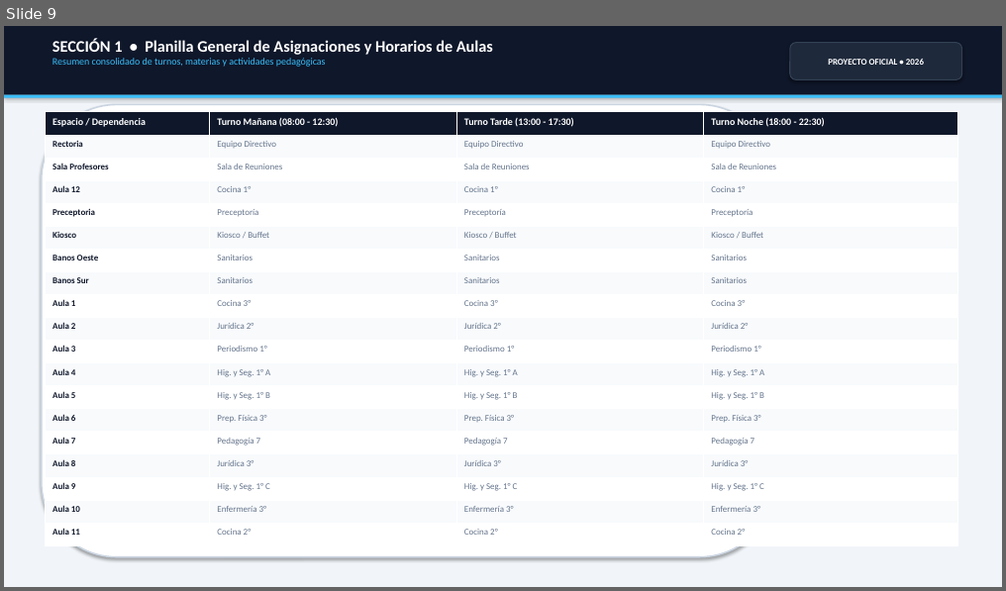
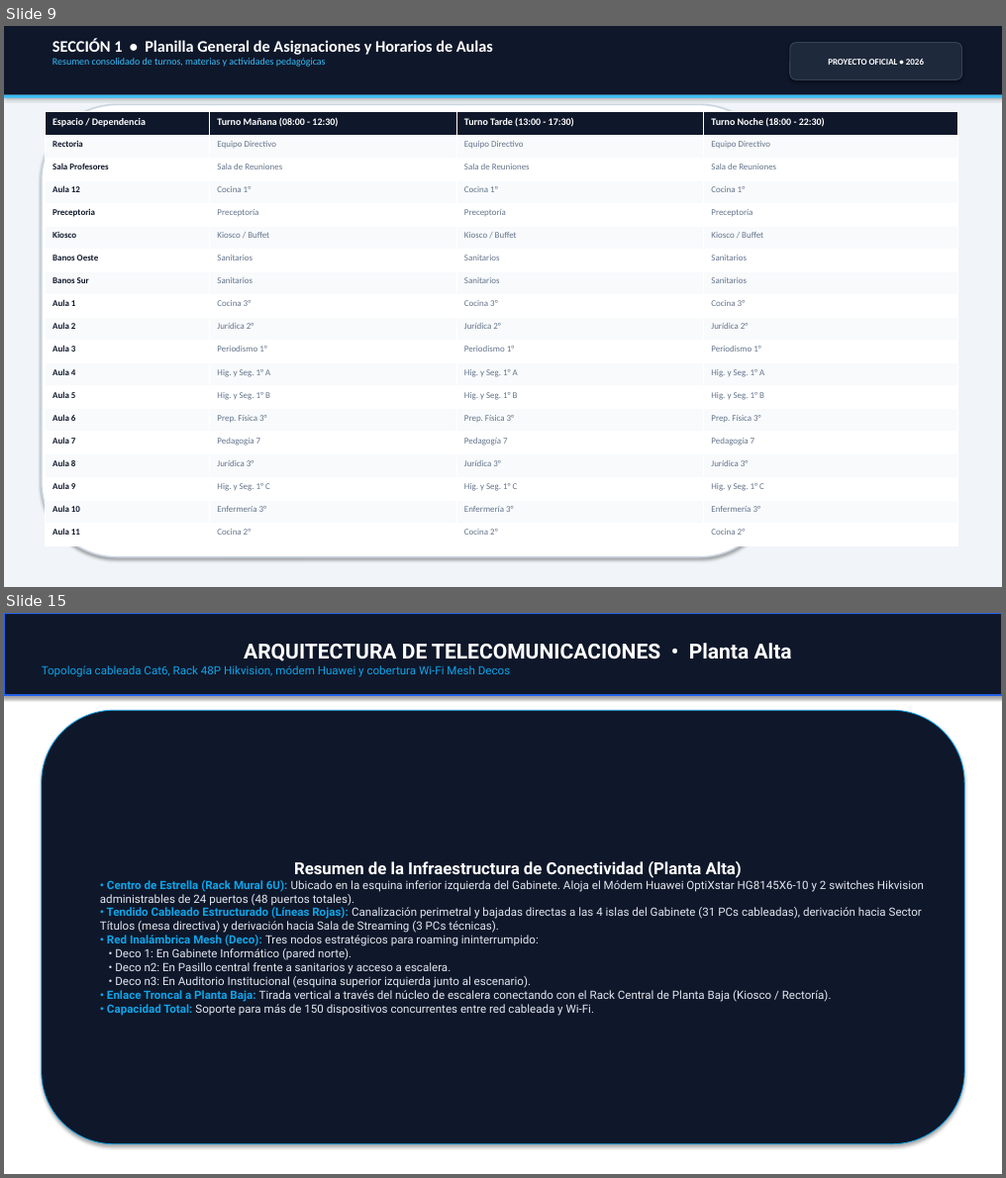
Before and after one commit to Leandromurquite/Plano_Aulas_Presentacion, a slide deck: distribucion_aulas_editable.pptx. Shown one above the other, each under a label of ours: slide 9 before the commit, slides 9 and 15 after it; the slides between them are not shown. The pictures are 1006x591 and 1006x1178 pixels, drawn with LibreOffice and Linux fonts; fonts in the diff are those of the drawing. Boxes give left, top, right and bottom in pixels: in the first picture for what was removed or moved away, otherwise in the second. Text is boxed around its words. In the diff, an @@ line names an element or a change of style, - is before the commit and + after.

Commit message:
feat: integracion oficial de Planta Alta segun informe tecnico y plano arquitectonico (Gabinete 31 PCs, Rack 6U, Streaming, Auditorio, fotos reales y reporte 14 puntos)

```diff
--- a/distribucion_aulas_editable.pptx
+++ b/distribucion_aulas_editable.pptx
@@ slide 15 added at (x1=4, y1=613, x2=1002, y2=1174), background #FFFFFF @@
@@ rectangle added at (x1=4, y1=613, x2=1002, y2=695), fill #0F172A, outline #2563EB 2 pt, 11 pt, text #0EA5E9 @@
+ARQUITECTURA DE TELECOMUNICACIONES • Planta Alta
+Topología cableada Cat6, Rack 48P Hikvision, módem Huawei y cobertura Wi-Fi Mesh Decos
@@ rounded rectangle added at (x1=42, y1=710, x2=964, y2=1145), fill #0F172A, outline #0EA5E9 0.75 pt, 11 pt, text #E2E8F0 @@
+Resumen de la Infraestructura de Conectividad (Planta Alta)
+• Centro de Estrella (Rack Mural 6U): Ubicado en la esquina inferior izquierda del Gabinete. Aloja el Módem Huawei OptiXstar HG8145X6-10 y 2 switches Hikvision administrables de 24 puertos (48 puertos totales).
+• Tendido Cableado Estructurado (Líneas Rojas): Canalización perimetral y bajadas directas a las 4 islas del Gabinete (31 PCs cableadas), derivación hacia Sector Títulos (mesa directiva) y derivación hacia Sala de Streaming (3 PCs técnicas).
+• Red Inalámbrica Mesh (Deco): Tres nodos estratégicos para roaming ininterrumpido:
+• Deco 1: En Gabinete Informático (pared norte).
+• Deco n2: En Pasillo central frente a sanitarios y acceso a escalera.
+• Deco n3: En Auditorio Institucional (esquina superior izquierda junto al escenario).
+• Enlace Troncal a Planta Baja: Tirada vertical a través del núcleo de escalera conectando con el Rack Central de Planta Baja (Kiosco / Rectoría).
+• Capacidad Total: Soporte para más de 150 dispositivos concurrentes entre red cableada y Wi-Fi.
```
Also in this commit, not shown: 5 other slides added, 27 other files.
